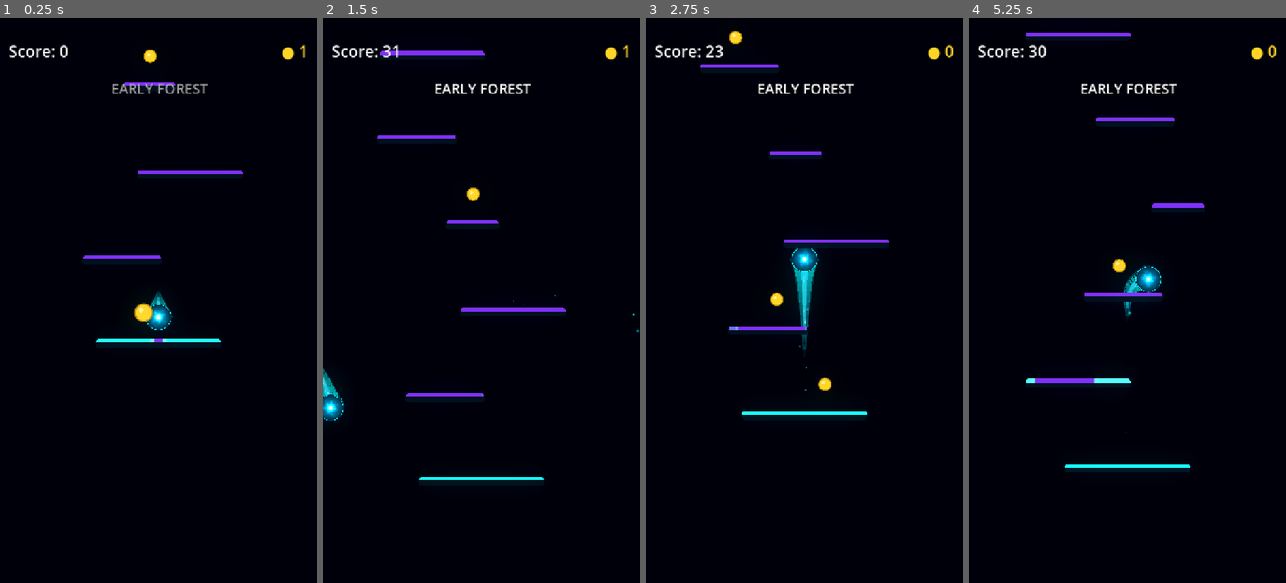
Above: before the commit, frames 1-4 (left to right).
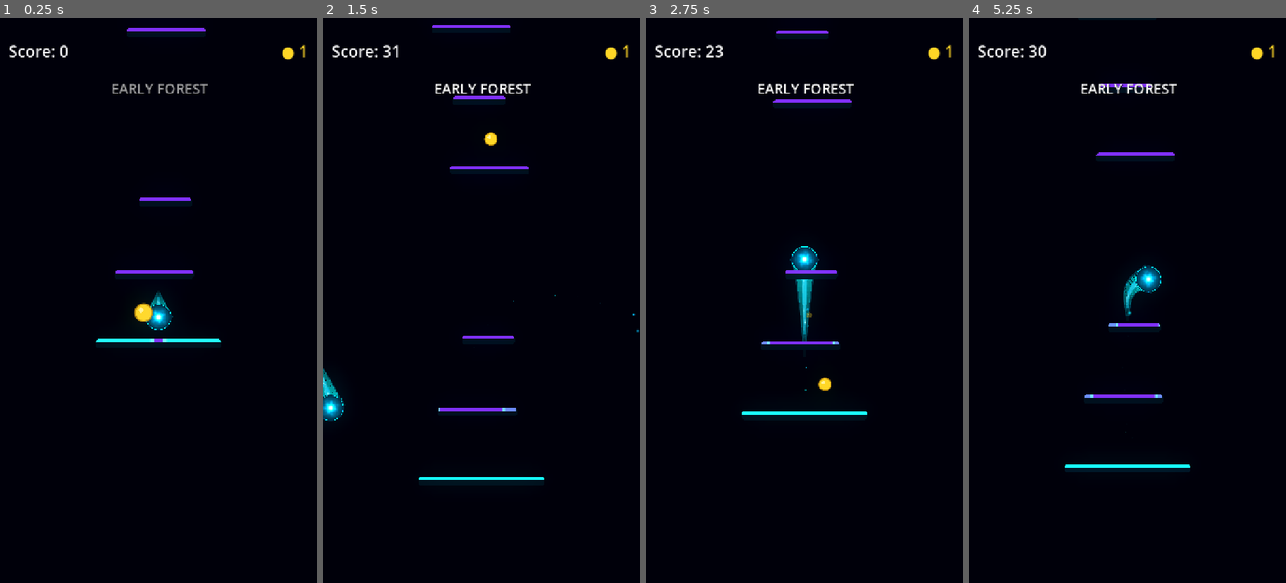
Above: after the commit, the same moments.

Repository: Kryodo/TowerJump
Game: Godot game, scene res://scenes/main.tscn
The game is run twice, just before and just after one commit, with the same random seed, the same clock (stepped at 60 frames per second) and the same inputs.
Inputs (mouse positions are in pixels of both pictures, inside the frame that each line leads up to):
- Up to frame 1 (0.25 s): no input
- Up to frame 2 (1.5 s): move the mouse to (551, 272) at 0.52 s; hold Right (ui_right) 0.53-1.25 s; click (551, 272) at 0.67 s; drag from (418, 328) to (471, 193) at 1.27 s
- Up to frame 3 (2.75 s): click "Nochmal spielen" at 2 s
- Up to frame 4 (5.25 s): move the mouse to (1159, 176) at 2.77 s; hold Left (ui_left) 2.78-3.5 s; drag from (1111, 413) to (1032, 215) at 3.52 s; click "Nochmal spielen" at 4.25 s; move the mouse to (1222, 385) at 5.02 s; hold Right (ui_right) from 5.03 s (still down)

The runs differ from the first frame. In frame 1, 0.9% of the frame differs, in the area x 26-77%, y 1-46%; in frame 2, 1.7%, in the area x 0-88%, y 1-82%; in frame 3, 1.3%; in frame 4, 1.6%.

Commit message:
Enable temporary fast pacing platform test

Diff:
--- a/scenes/main.tscn
+++ b/scenes/main.tscn
@@ -62,6 +62,10 @@
 platform_scene = ExtResource("2_platform")
 ball_path = NodePath("../Ball")
 camera_path = NodePath("../GameCamera")
+min_gap = 105.0
+gap_safety_factor = 0.985
+force_test_pattern = true
+test_pattern = 7
 
 [node name="LandingFeedbackController" type="Node" parent="."]
 script = ExtResource("10_landing_feedback")
